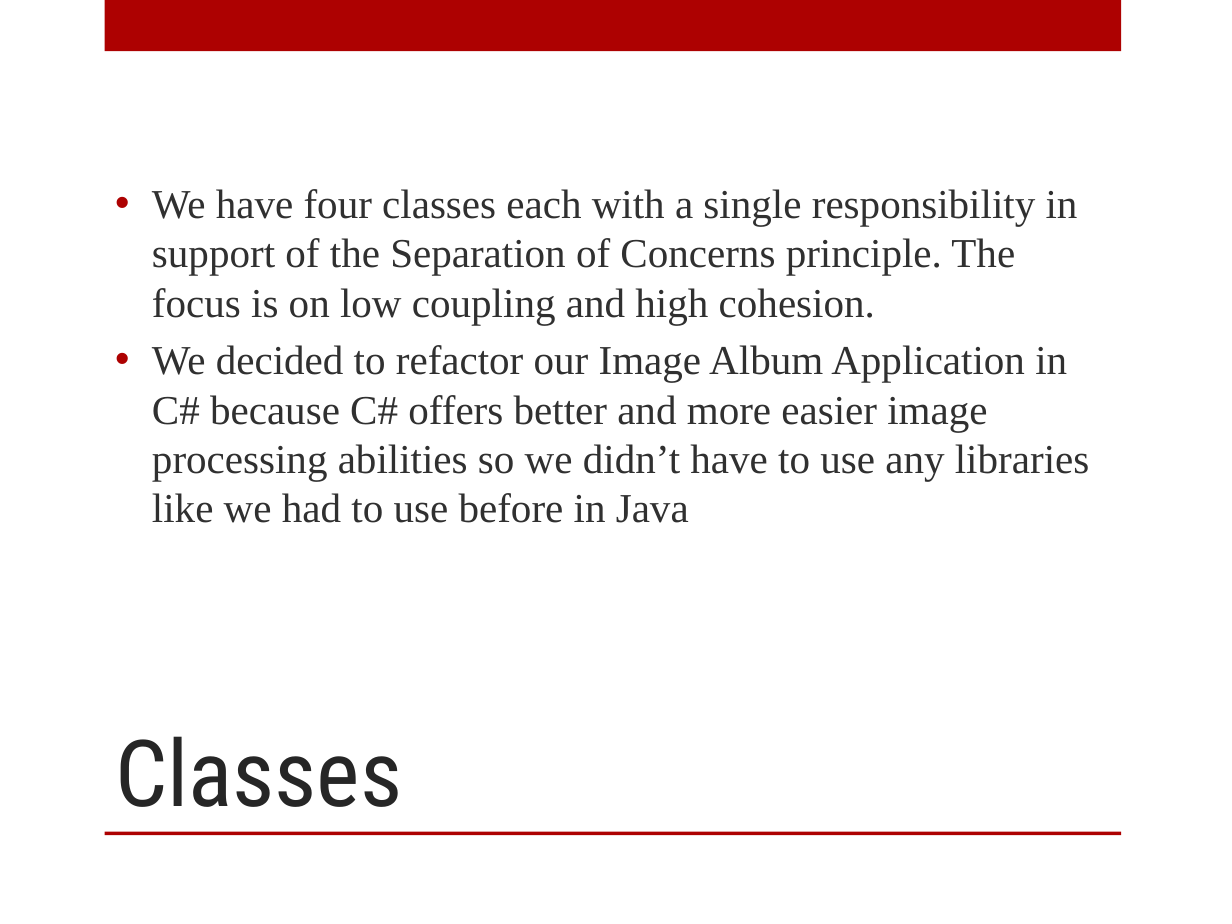
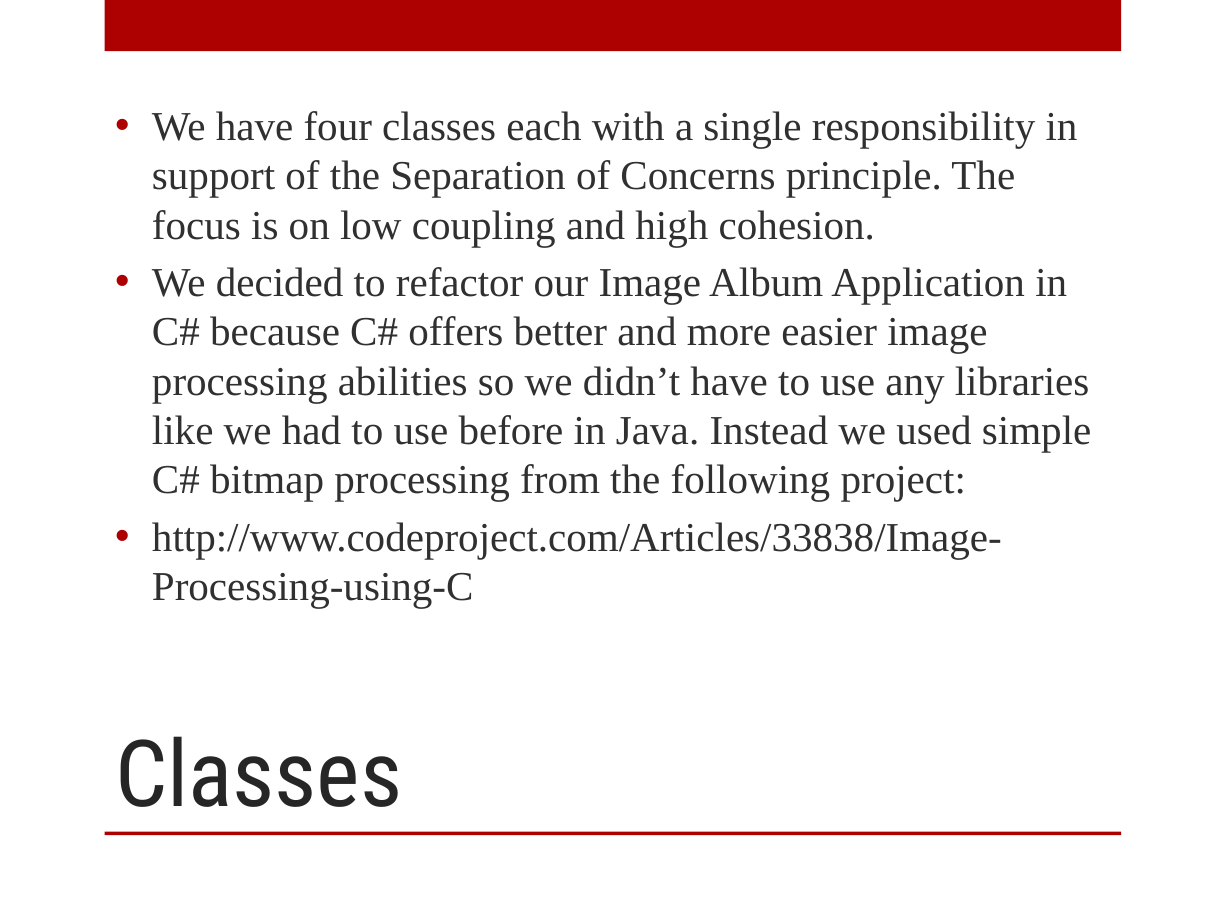
Before and after one commit to axl3697/Aether, a slide deck: slide 2 of ImageAlbum Presentation Final.pptx. Drawn at 1232x924 pixels with LibreOffice and Linux fonts; fonts in the diff are those of the drawing; background and template pictures are left out. Boxes give left, top, right and bottom in pixels: in the first picture for what was removed or moved away, otherwise in the second. Text is boxed around its words. In the diff, an @@ line names an element or a change of style, - is before the commit and + after.

Commit message:
Image Album Presentation edit
Image Album Presentation edit

```diff
--- a/ImageAlbum Presentation Final.pptx
+++ b/ImageAlbum Presentation Final.pptx
@@ text at <box>152,267,1091,608</box>: text changed @@
-• We decided to refactor our Image Album Application in C# because C# offers better and more easier image processing abilities so we didn’t have to use any libraries like we had to use before in Java
+• We decided to refactor our Image Album Application in C# because C# offers better and more easier image processing abilities so we didn’t have to use any libraries like we had to use before in Java. Instead we used simple C# bitmap processing from the following project:
+• http://www.codeproject.com/Articles/33838/Image-Processing-using-C
```
Also in this commit, not shown: 1 other slide changed.
